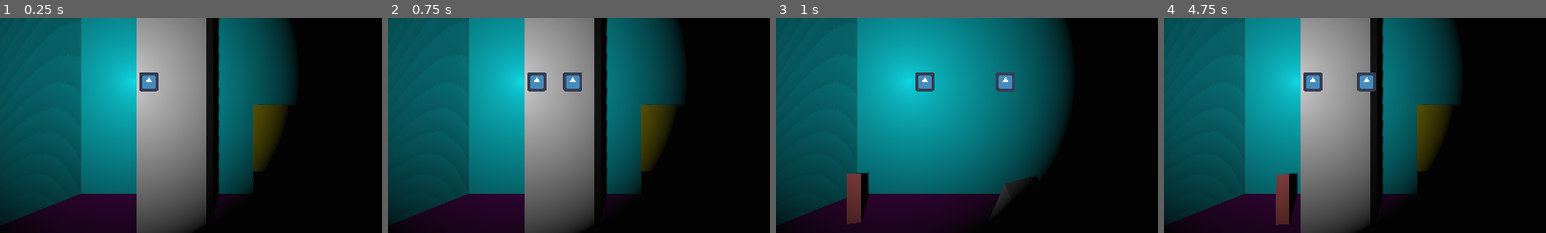
Above: before the commit, frames 1-4 (left to right).
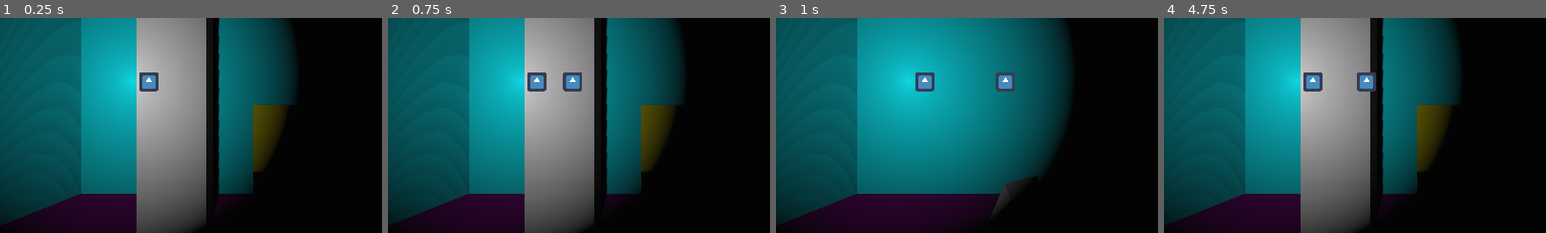
Above: after the commit, the same moments.

Repository: kjgilchrist/monsters-hate-ketchup
Game: Godot game, scene res://scenes/World.tscn
Two runs of this game, one before a commit and one after it. Both use one fixed random seed, a clock stepped at 60 frames per second and the inputs below. The engine's default icon, where the game draws it, is replaced by a stand-in: a white triangle on a blue panel in a dark square.
Inputs (mouse positions are % of the whole screen's width and height, from its top left):
- Up to frame 1 (0.25 s): no input
- Up to frame 2 (0.75 s): tap Enter (ui_accept) at 0.5 s; move the mouse to (72, 45) at 0.52 s; hold Right (ui_right) from 0.53 s (still down); tap 1 at 0.6 s
- Up to frame 3 (1 s): keep holding Right (ui_right); tap Enter (ui_accept) at 0.77 s; tap 2 at 0.8 s
- Up to frame 4 (4.75 s): move the mouse to (30, 55) at 1.27 s; release Right (ui_right) at 1.28 s; hold Down (ui_down) 1.28-2.03 s; tap 2 at 1.35 s; tap Enter (ui_accept) at 1.52, 3.02, 3.77, 4.52 s; tap 3 at 1.55, 2.1 s; move the mouse to (60, 28) at 2.02 s; hold Right (ui_right) 2.03-2.78 s; tap 4 at 2.3, 2.85 s; move the mouse to (45, 70) at 2.77 s; hold Up (ui_up) 2.78-3.53 s; tap 5 at 3.05, 3.6 s; move the mouse to (80, 65) at 3.52 s; hold Left (ui_left) from 3.53 s (still down); tap 6 at 3.8, 4.35 s; move the mouse to (20, 35) at 4.27 s; tap 1 at 4.55 s
The pictures show only the part of the screen within x 18-68%, y 24-74%; the shares and areas given below are measured in that part.

Frames 1-2 are identical in both runs. In frame 3, 1.2% of the frame differs, in the area x 18-25%, y 72-96%; in frame 4, 1.2%.
Error after the commit: Parse Error: The member "position" already exists in a parent class. (res://scripts/Mob.gd:11)

Commit message:
Mob spawn (wip)

Diff:
--- a/MonstersHateKetchup/instances/mob.tscn
+++ b/MonstersHateKetchup/instances/mob.tscn
@@ -6,17 +6,17 @@
 albedo_color = Color( 1, 0.498039, 0.498039, 1 )
 
 [sub_resource type="CubeMesh" id=2]
+size = Vector3( 2, 2, 1 )
 
 [sub_resource type="BoxShape" id=3]
 
-[node name="Mob" type="KinematicBody"]
-transform = Transform( -4.37114e-08, 0, 1, 0, 1, 0, -1, 0, -4.37114e-08, 0, 0, 0 )
+[node name="Mob" type="KinematicBody" groups=["Mobs"]]
 collision_layer = 4
 collision_mask = 0
 script = ExtResource( 1 )
 
 [node name="Pivot" type="Spatial" parent="."]
-transform = Transform( 0.25, 0, 0, 0, 1, 0, 0, 0, 0.75, 0, 1, 0 )
+transform = Transform( 1, 0, 0, 0, 1, 0, 0, 0, 1, 0, 1, 0 )
 
 [node name="MeshInstance" type="MeshInstance" parent="Pivot"]
 material_override = SubResource( 1 )
@@ -24,9 +24,8 @@
 skeleton = NodePath("../..")
 
 [node name="CollisionShape" type="CollisionShape" parent="."]
-transform = Transform( 0.25, 0, 0, 0, 1, 0, 0, 0, 0.75, 0, 1, 0 )
+transform = Transform( 1, 0, 0, 0, 1, 0, 0, 0, 0.5, 0, 1, 0 )
 shape = SubResource( 3 )
 
 [node name="VisibilityNotifier" type="VisibilityNotifier" parent="."]
-transform = Transform( 1, 0, 0, 0, 1, 0, 0, 0, 1, 0, 1, 0 )
-aabb = AABB( -0.285128, -1, -0.799651, 0.570256, 2, 1.5993 )
+aabb = AABB( -1, 0, -0.5, 2, 2, 1 )
--- a/MonstersHateKetchup/instances/room.tscn
+++ b/MonstersHateKetchup/instances/room.tscn
@@ -1,6 +1,6 @@
 [gd_scene load_steps=7 format=2]
 
-[ext_resource path="res://scripts/RoomLight.gd" type="Script" id=1]
+[ext_resource path="res://scripts/Room.gd" type="Script" id=1]
 [ext_resource path="res://instances/wall.tscn" type="PackedScene" id=3]
 
 [sub_resource type="SpatialMaterial" id=5]
@@ -17,7 +17,7 @@
 "tilts": PoolRealArray( 0, 0 )
 }
 
-[node name="Room" type="Spatial"]
+[node name="Room" type="Spatial" groups=["Rooms"]]
 script = ExtResource( 1 )
 
 [node name="Floor" type="StaticBody" parent="."]
@@ -60,4 +60,9 @@
 
 [node name="SpawnLocation" type="PathFollow" parent="SpawnPath"]
 transform = Transform( 1, 0, 0, 0, 1, 0, 0, 0, 1, 14, 0, 4 )
-rotation_mode = 1
+rotation_mode = 0
+
+[node name="MobTimer" type="Timer" parent="."]
+autostart = true
+
+[connection signal="timeout" from="MobTimer" to="." method="_on_MobTimer_timeout"]
--- a/MonstersHateKetchup/scenes/World.tscn
+++ b/MonstersHateKetchup/scenes/World.tscn
@@ -1,9 +1,14 @@
-[gd_scene load_steps=14 format=2]
+[gd_scene load_steps=16 format=2]
 
 [ext_resource path="res://scenes/HUD.tscn" type="PackedScene" id=1]
 [ext_resource path="res://scripts/World.gd" type="Script" id=2]
 [ext_resource path="res://instances/room.tscn" type="PackedScene" id=3]
 [ext_resource path="res://assets/3D/basic_chair/basic_chair.obj" type="ArrayMesh" id=4]
+
+[sub_resource type="SpatialMaterial" id=10]
+albedo_color = Color( 1, 0.376471, 0, 1 )
+
+[sub_resource type="CylinderMesh" id=11]
 
 [sub_resource type="Environment" id=1]
 
@@ -29,6 +34,12 @@
 
 [node name="World" type="Spatial"]
 script = ExtResource( 2 )
+
+[node name="RoomsSpawn\?" type="MeshInstance" parent="."]
+transform = Transform( 1, 0, 0, 0, 1, 0, 0, 0, 1, -3, 3, 10.5 )
+material_override = SubResource( 10 )
+mesh = SubResource( 11 )
+skeleton = NodePath("../Room1")
 
 [node name="WorldEnvironment" type="WorldEnvironment" parent="."]
 environment = SubResource( 1 )
@@ -63,21 +74,28 @@
 
 [node name="Room1" parent="." instance=ExtResource( 3 )]
 transform = Transform( 1, 0, 0, 0, 1, 0, 0, 0, 1, 4, 0, -21.5 )
+room_number = 1
+is_current = true
 
 [node name="Room2" parent="." instance=ExtResource( 3 )]
 transform = Transform( 1, 0, 0, 0, 1, 0, 0, 0, 1, 4, 0, 0 )
+room_number = 2
 
 [node name="Room3" parent="." instance=ExtResource( 3 )]
 transform = Transform( -4.37114e-08, 0, -1, 0, 1, 0, 1, 0, -4.37114e-08, 10, 0, 21.5 )
+room_number = 3
 
 [node name="Room4" parent="." instance=ExtResource( 3 )]
 transform = Transform( -1, 0, -8.74228e-08, 0, 1, 0, 8.74228e-08, 0, -1, -6, 0, 21.5 )
+room_number = 4
 
 [node name="Room5" parent="." instance=ExtResource( 3 )]
 transform = Transform( -1, 0, -8.74228e-08, 0, 1, 0, 8.74228e-08, 0, -1, -6, 0, 0 )
+room_number = 5
 
 [node name="Room6" parent="." instance=ExtResource( 3 )]
 transform = Transform( -4.37114e-08, 0, 1, 0, 1, 0, -1, 0, -4.37114e-08, -12, 0, -21.5 )
+room_number = 6
 
 [node name="MeshInstance" type="MeshInstance" parent="."]
 transform = Transform( 0.5, 0, 0.866025, 0, 1, 0, -0.866025, 0, 0.5, 13, 1, 11 )
@@ -104,8 +122,3 @@
 [node name="CollisionShape" type="CollisionShape" parent="MFChair"]
 transform = Transform( -5, 0, -7.54979e-07, 0, 5, 0, 7.54979e-07, 0, -5, 13.173, 0, -9.03034 )
 shape = SubResource( 9 )
-
-[node name="MobTimer" type="Timer" parent="."]
-autostart = true
-
-[connection signal="timeout" from="MobTimer" to="." method="_on_MobTimer_timeout"]
--- a/MonstersHateKetchup/scripts/Mob.gd
+++ b/MonstersHateKetchup/scripts/Mob.gd
@@ -4,10 +4,11 @@
 signal defeated
 
 # Minimum speed of the mob in meters per second.
-export var min_speed = 10
+export var min_speed = 5
 # Maximum speed of the mob in meters per second.
-export var max_speed = 18
+export var max_speed = 5
 
+var position = Vector3.ZERO
 var velocity = Vector3.ZERO
 
 
@@ -17,12 +18,15 @@
 
 
 func initialize(start_position, player_position):
+	#show()
+	#var direction_to_player = start_position - player_position
 	look_at_from_position(start_position, player_position, Vector3.UP)
 	#rotate_y(rand_range(-PI / 4, PI / 4))
 
-	var random_speed = rand_range(min_speed, max_speed)
+	#var random_speed = rand_range(min_speed, max_speed)
 	# We calculate a forward velocity first, which represents the speed.
-	velocity = Vector3.FORWARD * random_speed
+	#velocity = Vector3.FORWARD * random_speed
+	#velocity = direction_to_player.normalized() * random_speed
 	# We then rotate the vector based on the mob's Y rotation to move in the direction it's looking.
 	#velocity = velocity.rotated(Vector3.UP, rotation.y)
 
@@ -30,11 +34,13 @@
 
 
 func defeat():
+	print("Mob Dead")
 	emit_signal("defeated")
 	queue_free()
 
-func _on_VisibilityNotifier_camera_entered(_player_camera):
-	pass
-
-func _on_VisibilityNotifier_camera_exited(_player_camera):
-	queue_free()
+#func _on_VisibilityNotifier_camera_entered(_player_camera):
+#	pass
+#
+#func _on_VisibilityNotifier_camera_exited(_player_camera):
+#	print("Mob Removed")
+#	queue_free()
--- /dev/null
+++ b/MonstersHateKetchup/scripts/Room.gd
@@ -0,0 +1,50 @@
+extends Spatial
+
+export (int) var room_number = 0 #Must be set for each instance
+export (bool) var is_current = false
+export (bool) var bs_active = false
+export (Vector3) var room_adjustment = Vector3.ZERO
+export var room_y_rotation = 0
+export (String) var switch = "off"
+export(PackedScene) var mob_scene = load("res://instances/mob.tscn")
+
+func _ready():
+	pass
+
+
+func _process(_delta):
+	#print(str(room_number) + ": " + str(is_current))
+	#print("Room" + str(room_number) + ": " + str(room_adjustment))
+	# Turn on/off light in room.
+	if switch == "on":
+		$OmniLight.show()
+		bs_active = true
+	else:
+		$OmniLight.hide()
+		bs_active = false
+
+
+func _on_MobTimer_timeout():
+	if is_current == true:
+		# Create a new instance of the Mob scene.
+		var mob = mob_scene.instance()
+		print("Mob Instance Created")
+
+		# Choose a random location on the SpawnPath.
+		var mob_spawn_location = $SpawnPath/SpawnLocation
+		#print(mob_spawn_location.translation)
+		mob_spawn_location.unit_offset = randf()
+		print("Spawn Location Found: Room" + str(room_number))
+
+		# Communicate the spawn location and the player's location to the mob.
+		var player_position = $Camera.get_camera_transform().origin
+		#print(player_position)
+		var mob_spawn_adjusted = mob_spawn_location.translation.rotated(Vector3(0,1,0),room_y_rotation) + room_adjustment
+		#print(mob_spawn_adjusted)
+		mob.initialize(mob_spawn_adjusted, player_position)
+		print("Mob Initialized")
+
+		# Spawn the mob by adding it to the Main scene.
+		add_child(mob)
+		# We connect the mob to the score label to update the score upon squashing a mob.
+		mob.connect("defeated", $"../HUD/Score", "_on_Mob_defeated")
--- a/MonstersHateKetchup/scripts/RoomLight.gd
+++ b/MonstersHateKetchup/scripts/RoomLight.gd
@@ -2,11 +2,35 @@
 
 export (String) var switch = "off"
 
+
 func _ready():
 	pass
+
 
 func _process(_delta):
 	if switch == "on":
 		$OmniLight.show()
 	else:
 		$OmniLight.hide()
+
+
+func _on_MobTimer_timeout():
+	# Create a new instance of the Mob scene.
+	var mob = mob_scene.instance()
+	print("Mob Instance Created")
+
+	# Choose a random location on the SpawnPath.
+	var mob_spawn_location = get_node("Room" + str(current_room_number) + "/SpawnPath/SpawnLocation")
+	print(mob_spawn_location)
+	mob_spawn_location.offset = randf()
+	print("Spawn Location Found: Room" + str(current_room_number))
+
+	# Communicate the spawn location and the player's location to the mob.
+	var player_position = $PlayerNode/Camera.get_camera_transform().origin
+	mob.initialize(mob_spawn_location.translation, player_position)
+	print("Mob Initialized")
+
+	# Spawn the mob by adding it to the Main scene.
+	add_child(mob)
+	# We connect the mob to the score label to update the score upon squashing a mob.
+	mob.connect("defeated", $HUD/Score, "_on_Mob_defeated")
--- a/MonstersHateKetchup/scripts/World.gd
+++ b/MonstersHateKetchup/scripts/World.gd
@@ -13,11 +13,14 @@
 #		get_tree().reload_current_scene()
 	pass
 
-### Current
+
 func _ready():
 	randomize();
 	Input.set_mouse_mode(Input.MOUSE_MODE_CONFINED)
 	$PlayerNode.transform = start_camera.get_camera_transform()
+	for n in range (1,get_tree().get_nodes_in_group("Rooms").size()+1):
+		get_node("Room" + str(n)).room_adjustment = get_node("Room" + str(n)).translation
+		get_node("Room" + str(n)).room_y_rotation = get_node("Room" + str(n)).get_rotation().y
 
 
 func _process(_delta):
@@ -28,23 +31,35 @@
 	# Change Camera keys
 	if event is InputEventKey and event.pressed:
 		if event.scancode == KEY_1:
+			get_node("Room" + str(current_room_number)).is_current = false
 			ChangeCurrentCamera(1)
+			$Room1.is_current = true
 			print("Switched to Camera 1")
 		if event.scancode == KEY_2:
 			print("Switched to Camera 2")
+			get_node("Room" + str(current_room_number)).is_current = false
 			ChangeCurrentCamera(2)
+			$Room2.is_current = true
 		if event.scancode == KEY_3:
 			print("Switched to Camera 3")
+			get_node("Room" + str(current_room_number)).is_current = false
 			ChangeCurrentCamera(3)
+			$Room3.is_current = true
 		if event.scancode == KEY_4:
 			print("Switched to Camera 4")
+			get_node("Room" + str(current_room_number)).is_current = false
 			ChangeCurrentCamera(4)
+			$Room4.is_current = true
 		if event.scancode == KEY_5:
 			print("Switched to Camera 5")
+			get_node("Room" + str(current_room_number)).is_current = false
 			ChangeCurrentCamera(5)
+			$Room5.is_current = true
 		if event.scancode == KEY_6:
 			print("Switched to Camera 6")
+			get_node("Room" + str(current_room_number)).is_current = false
 			ChangeCurrentCamera(6)
+			$Room6.is_current = true
 	# Switch Room light on and off in-game
 	if Input.is_action_pressed("test_toggle"):
 		SwitchCurrentRoomLight()
@@ -87,25 +102,3 @@
 		current_light.switch = "off"
 	else:
 		current_light.switch = "on"
-
-
-func _on_MobTimer_timeout():
-	# Create a new instance of the Mob scene.
-	var mob = mob_scene.instance()
-	print("Mob Instance Created")
-
-	# Choose a random location on the SpawnPath.
-	var mob_spawn_location = get_node("Room" + str(current_room_number) + "/SpawnPath/SpawnLocation")
-	print(mob_spawn_location)
-	mob_spawn_location.offset = randf()
-	print("Spawn Location Found: Room" + str(current_room_number))
-
-	# Communicate the spawn location and the player's location to the mob.
-	var player_position = $PlayerNode/Camera.get_camera_transform().origin
-	mob.initialize(mob_spawn_location.translation, player_position)
-	print("Mob Initialized")
-
-	# Spawn the mob by adding it to the Main scene.
-	add_child(mob)
-	# We connect the mob to the score label to update the score upon squashing a mob.
-	mob.connect("defeated", $HUD/Score, "_on_Mob_defeated")
